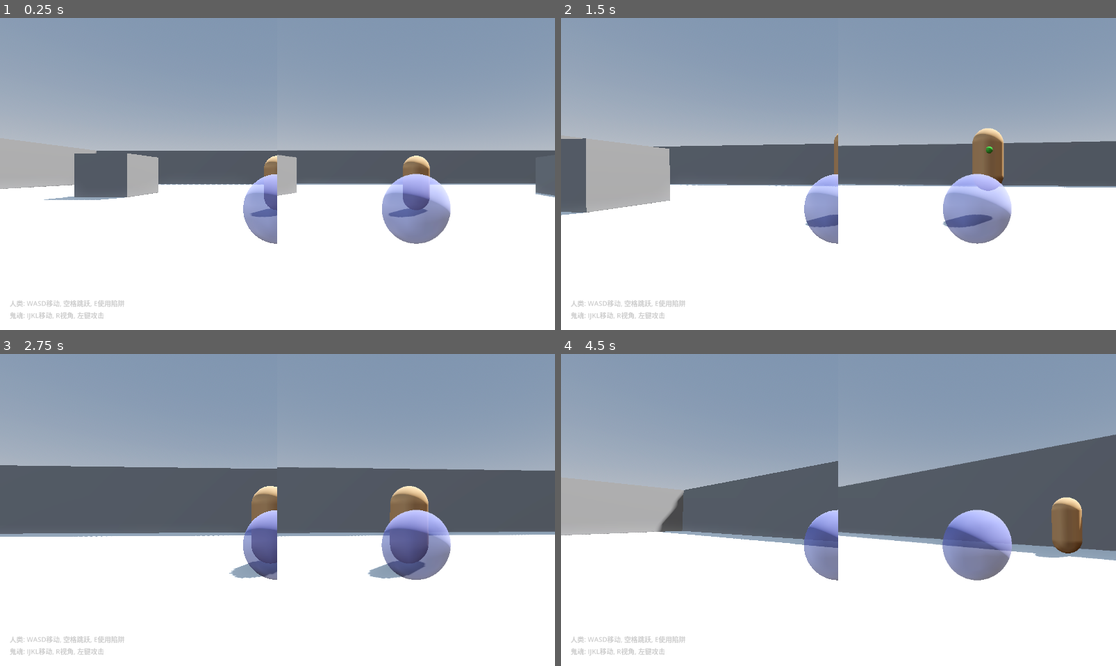
Above: before the commit, frames 1-4 (two rows, left to right).
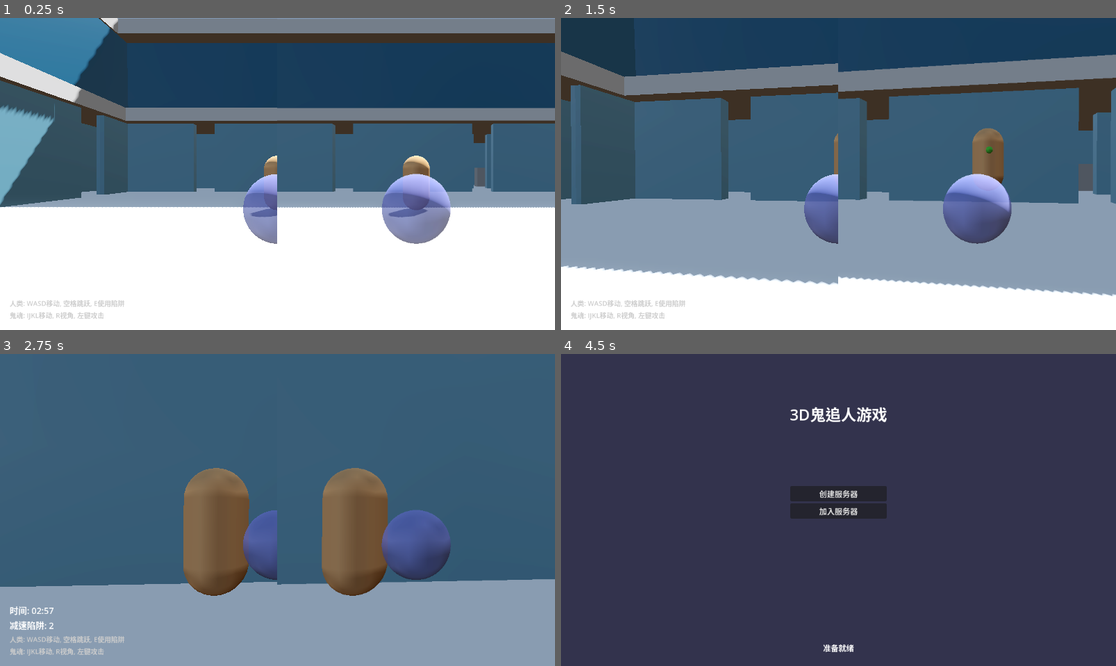
Above: after the commit, the same moments.

Repository: joewu66/minigame_dead5
Game: Godot game, scene res://scenes/main.tscn
The game is run twice, just before and just after one commit, with the same random seed, the same clock (stepped at 60 frames per second) and the same inputs. This scene is started directly instead of the project's main scene.
Inputs (mouse positions are in pixels of both pictures, inside the frame that each line leads up to):
- Up to frame 1 (0.25 s): no input
- Up to frame 2 (1.5 s): tap Enter at 0.5 s; move the mouse to (866, 174) at 0.52 s; press the mouse at (866, 174) at 0.53 s; hold W (move_forward) from 0.53 s (still down); tap Space (jump) at 0.77 s; move the mouse to (810, 174) at 1.27 s; release the mouse at (810, 174) at 1.28 s; tap E (use_item) at 1.35 s
- Up to frame 3 (2.75 s): keep holding W (move_forward); tap Space (jump) at 1.52 s; move the mouse to (288, 503) at 2.02 s; press the mouse at (288, 503) at 2.03 s
- Up to frame 4 (4.5 s): move the mouse to (832, 516) at 2.77 s; release the mouse at (832, 516) at 2.78 s; tap E (use_item) at 2.85 s; tap Space (jump) at 3.02, 3.77 s; move the mouse to (877, 513) at 3.52 s; press the mouse at (877, 513) at 3.53 s; release W (move_forward) at 4.25 s; release the mouse at (877, 513) at 4.25 s; click (699, 497) at 4.25 s, where only the run after the commit has a clickable "重新开始"

The runs differ from the first frame. In frame 1, 59% of the frame differs, in the area x 0-100%, y 0-61%; in frame 2, 82%; in frame 3, 98%; in frame 4, 100%, in the area x 0-100%, y 0-100%.

Commit message:
map design

Diff:
--- a/3D/3d5/project.godot
+++ b/3D/3d5/project.godot
@@ -18,6 +18,10 @@
 [autoload]
 
 NetworkManager="*res://scripts/network_manager.gd"
+
+[filesystem]
+
+import/blender/enabled=false
 
 [input]
 
--- a/3D/3d5/scenes/main.tscn
+++ b/3D/3d5/scenes/main.tscn
@@ -1,8 +1,12 @@
-[gd_scene load_steps=14 format=3 uid="uid://cg28kdsmeq3hj"]
+[gd_scene load_steps=18 format=3 uid="uid://cg28kdsmeq3hj"]
 
 [ext_resource type="PackedScene" uid="uid://dpjhfyna3lhxj" path="res://scenes/human.tscn" id="1_o5qli"]
+[ext_resource type="PackedScene" uid="uid://cahehvyp0ujrl" path="res://scripts/Untitled.glb" id="1_tipki"]
+[ext_resource type="PackedScene" uid="uid://csdllejrse6ag" path="res://scripts/Untitled.blend2.glb" id="2_85g3d"]
 [ext_resource type="PackedScene" uid="uid://d1uy4yt8csedb" path="res://scenes/ghost.tscn" id="2_sugp2"]
+[ext_resource type="PackedScene" uid="uid://kf8uvi76ssxk" path="res://楼梯.glb" id="3_85g3d"]
 [ext_resource type="Script" uid="uid://bcml57ot5kxcf" path="res://scripts/gamemanager.gd" id="3_jyhfs"]
+[ext_resource type="PackedScene" uid="uid://dr2if8kx72avo" path="res://楼梯2.tscn" id="4_choun"]
 [ext_resource type="Script" uid="uid://dl7dy3mnufq2y" path="res://scripts/control.gd" id="4_jyhfs"]
 [ext_resource type="Script" uid="uid://c16i4ggqvk5k1" path="res://scripts/startup.gd" id="5_startup"]
 [ext_resource type="Script" uid="uid://ck0ln1o6b8jxx" path="res://scripts/camera_test.gd" id="6_camera_test"]
@@ -52,47 +56,322 @@
 
 [node name="Walls" type="Node3D" parent="Environment"]
 
-[node name="Wall1" type="CSGBox3D" parent="Environment/Walls"]
-transform = Transform3D(1, 0, 0, 0, 1, 0, 0, 0, 1, 0, 2.5, -25)
-use_collision = true
-size = Vector3(50, 5, 1)
-
-[node name="Wall2" type="CSGBox3D" parent="Environment/Walls"]
-transform = Transform3D(1, 0, 0, 0, 1, 0, 0, 0, 1, 0, 2.5, 25)
-use_collision = true
-size = Vector3(50, 5, 1)
-
-[node name="Wall3" type="CSGBox3D" parent="Environment/Walls"]
-transform = Transform3D(1, 0, 0, 0, 1, 0, 0, 0, 1, -25, 2.5, 0)
-use_collision = true
-size = Vector3(1, 5, 50)
-
-[node name="Wall4" type="CSGBox3D" parent="Environment/Walls"]
-transform = Transform3D(1, 0, 0, 0, 1, 0, 0, 0, 1, 25, 2.5, 0)
-use_collision = true
-size = Vector3(1, 5, 50)
+[node name="Untitled" parent="Environment/Walls" instance=ExtResource("1_tipki")]
+transform = Transform3D(161.2, 0, 0, 0, 96.72, 0, 0, 0, 161.2, -24.6, 6, 25.5)
+
+[node name="Untitled_blend2" parent="Environment/Walls" instance=ExtResource("2_85g3d")]
+transform = Transform3D(161.226, 0, 0, 0, 113.503, 0, 0, 0, 161.226, -24, 0, 25)
 
 [node name="Obstacles" type="Node3D" parent="Environment"]
-
-[node name="Obstacle1" type="CSGBox3D" parent="Environment/Obstacles"]
-transform = Transform3D(1, 0, 0, 0, 1, 0, 0, 0, 1, -10, 1.5, -10)
-use_collision = true
-size = Vector3(3, 3, 3)
-
-[node name="Obstacle2" type="CSGBox3D" parent="Environment/Obstacles"]
-transform = Transform3D(1, 0, 0, 0, 1, 0, 0, 0, 1, 10, 1.5, 10)
-use_collision = true
-size = Vector3(3, 3, 3)
-
-[node name="Obstacle3" type="CSGBox3D" parent="Environment/Obstacles"]
-transform = Transform3D(1, 0, 0, 0, 1, 0, 0, 0, 1, -10, 1.5, 10)
-use_collision = true
-size = Vector3(3, 3, 3)
-
-[node name="Obstacle4" type="CSGBox3D" parent="Environment/Obstacles"]
-transform = Transform3D(1, 0, 0, 0, 1, 0, 0, 0, 1, 10, 1.5, -10)
-use_collision = true
-size = Vector3(3, 3, 3)
+transform = Transform3D(1.1, 0, 0, 0, 1, 0, 0, 0, 1, 0, 0, 0)
+
+[node name="CSGBox3D" type="CSGBox3D" parent="Environment/Obstacles"]
+transform = Transform3D(1, 0, 0, 0, 1, 0, 0, 0, 1, 17.3636, 1.5, -11.5)
+use_collision = true
+size = Vector3(3, 2, 2)
+
+[node name="CSGBox3D2" type="CSGBox3D" parent="Environment/Obstacles"]
+transform = Transform3D(1, 0, 0, 0, 1, 0, 0, 0, 1, 16.8636, 1.5, -7)
+use_collision = true
+size = Vector3(2, 2, 3)
+
+[node name="CSGBox3D3" type="CSGBox3D" parent="Environment/Obstacles"]
+transform = Transform3D(1, 0, 0, 0, 1, 0, 0, 0, 1, -17.6818, 1.5, -12)
+use_collision = true
+size = Vector3(2, 2, 3)
+
+[node name="CSGBox3D4" type="CSGBox3D" parent="Environment/Obstacles"]
+transform = Transform3D(1, 0, 0, 0, 1, 0, 0, 0, 1, -17.1818, 1.5, -7.5)
+use_collision = true
+size = Vector3(3, 2, 2)
+
+[node name="CSGBox3D5" type="CSGBox3D" parent="Environment/Obstacles"]
+transform = Transform3D(1, 0, 0, 0, 1, 0, 0, 0, 1, -17.1818, 1.5, 4.5)
+use_collision = true
+size = Vector3(3, 2, 2)
+
+[node name="CSGBox3D6" type="CSGBox3D" parent="Environment/Obstacles"]
+transform = Transform3D(1, 0, 0, 0, 1, 0, 0, 0, 1, -17.6818, 1.5, 9)
+use_collision = true
+size = Vector3(2, 2, 3)
+
+[node name="CSGBox3D7" type="CSGBox3D" parent="Environment/Obstacles"]
+transform = Transform3D(1, 0, 0, 0, 1, 0, 0, 0, 1, -7.68182, 1.5, 21)
+use_collision = true
+size = Vector3(2, 2, 3)
+
+[node name="CSGBox3D8" type="CSGBox3D" parent="Environment/Obstacles"]
+transform = Transform3D(1, 0, 0, 0, 1, 0, 0, 0, 1, -4.04545, 1.5, 18)
+use_collision = true
+size = Vector3(2, 2, 3)
+
+[node name="CSGBox3D9" type="CSGBox3D" parent="Environment/Obstacles"]
+transform = Transform3D(1, 0, 0, 0, 1, 0, 0, 0, 1, -4.45455, 1.5, 17.5)
+use_collision = true
+size = Vector3(3, 2, 2)
+
+[node name="CSGBox3D10" type="CSGBox3D" parent="Environment/Obstacles"]
+transform = Transform3D(1, 0, 0, 0, 1, 0, 0, 0, 1, 4.63636, 1.5, 17.5)
+use_collision = true
+size = Vector3(3, 2, 2)
+
+[node name="CSGBox3D11" type="CSGBox3D" parent="Environment/Obstacles"]
+transform = Transform3D(1, 0, 0, 0, 1, 0, 0, 0, 1, 4.13636, 1.5, 18)
+use_collision = true
+size = Vector3(2, 2, 3)
+
+[node name="CSGBox3D12" type="CSGBox3D" parent="Environment/Obstacles"]
+transform = Transform3D(1, 0, 0, 0, 1, 0, 0, 0, 1, 7.36364, 1.5, 21.5)
+use_collision = true
+size = Vector3(3, 2, 2)
+
+[node name="CSGBox3D13" type="CSGBox3D" parent="Environment/Obstacles"]
+transform = Transform3D(1, 0, 0, 0, 1, 0, 0, 0, 1, 16.8636, 1.5, 4)
+use_collision = true
+size = Vector3(2, 2, 3)
+
+[node name="CSGBox3D14" type="CSGBox3D" parent="Environment/Obstacles"]
+transform = Transform3D(1, 0, 0, 0, 1, 0, 0, 0, 1, 17.3636, 1.5, 8.5)
+use_collision = true
+size = Vector3(3, 2, 2)
+
+[node name="CSGBox3D15" type="CSGBox3D" parent="Environment/Obstacles"]
+transform = Transform3D(1, 0, 0, 0, 1, 0, 0, 0, 1, -17.0909, 3, 15)
+use_collision = true
+size = Vector3(7, 5, 1)
+
+[node name="CSGBox3D16" type="CSGBox3D" parent="Environment/Obstacles"]
+transform = Transform3D(1, 0, 0, 0, 1, 0, 0, 0, 1, -17.0909, 3, 19)
+use_collision = true
+size = Vector3(7, 5, 1)
+
+[node name="CSGBox3D17" type="CSGBox3D" parent="Environment/Obstacles"]
+transform = Transform3D(1, 0, 0, 0, 1, 0, 0, 0, 1, -17.0909, 3, 20)
+use_collision = true
+size = Vector3(7, 5, 1)
+
+[node name="CSGBox3D19" type="CSGBox3D" parent="Environment/Obstacles"]
+transform = Transform3D(1, 0, 0, 0, 1, 0, 0, 0, 1, -0.215968, 1.5, -19.8643)
+use_collision = true
+size = Vector3(3, 2, 2)
+
+[node name="CSGBox3D21" type="CSGBox3D" parent="Environment/Obstacles"]
+transform = Transform3D(1, 0, 0, 0, 1, 0, 0, 0, 1, -7.5, 2, -19)
+use_collision = true
+size = Vector3(2, 2, 2)
+
+[node name="CSGBox3D22" type="CSGBox3D" parent="Environment/Obstacles"]
+transform = Transform3D(1, 0, 0, 0, 1, 0, 0, 0, 1, 7.36363, 1.5, -19)
+use_collision = true
+size = Vector3(3, 2, 1)
+
+[node name="CSGBox3D23" type="CSGBox3D" parent="Environment/Obstacles"]
+transform = Transform3D(1, 0, 0, 0, 1, 0, 0, 0, 1, -16.7727, 7.5, 16.5)
+use_collision = true
+size = Vector3(2, 2, 2)
+
+[node name="CSGBox3D24" type="CSGBox3D" parent="Environment/Obstacles"]
+transform = Transform3D(1, 0, 0, 0, 1, 0, 0, 0, 1, -4.95454, 7.5, 18)
+use_collision = true
+size = Vector3(2, 2, 3)
+
+[node name="CSGBox3D25" type="CSGBox3D" parent="Environment/Obstacles"]
+transform = Transform3D(1, 0, 0, 0, 1, 0, 0, 0, 1, -4.45455, 7.5, 18.5)
+use_collision = true
+size = Vector3(3, 2, 2)
+
+[node name="CSGBox3D26" type="CSGBox3D" parent="Environment/Obstacles"]
+transform = Transform3D(1, 0, 0, 0, 1, 0, 0, 0, 1, -7.18182, 7.5, 21.5)
+use_collision = true
+size = Vector3(3, 2, 2)
+
+[node name="CSGBox3D27" type="CSGBox3D" parent="Environment/Obstacles"]
+transform = Transform3D(1, 0, 0, 0, 1, 0, 0, 0, 1, 7.36364, 7.5, 20.5)
+use_collision = true
+size = Vector3(3, 2, 2)
+
+[node name="CSGBox3D28" type="CSGBox3D" parent="Environment/Obstacles"]
+transform = Transform3D(1, 0, 0, 0, 1, 0, 0, 0, 1, 5.54545, 7.5, 17.5)
+use_collision = true
+size = Vector3(3, 2, 2)
+
+[node name="CSGBox3D29" type="CSGBox3D" parent="Environment/Obstacles"]
+transform = Transform3D(1, 0, 0, 0, 1, 0, 0, 0, 1, 4.63636, 7.5, 16.5)
+use_collision = true
+size = Vector3(3, 2, 2)
+
+[node name="CSGBox3D30" type="CSGBox3D" parent="Environment/Obstacles"]
+transform = Transform3D(1, 0, 0, 0, 1, 0, 0, 0, 1, 15.9545, 7.5, 4.5)
+use_collision = true
+size = Vector3(2, 2, 2)
+
+[node name="CSGBox3D31" type="CSGBox3D" parent="Environment/Obstacles"]
+transform = Transform3D(1, 0, 0, 0, 1, 0, 0, 0, 1, 18.6818, 7.5, 4.5)
+use_collision = true
+size = Vector3(2, 2, 2)
+
+[node name="CSGBox3D32" type="CSGBox3D" parent="Environment/Obstacles"]
+transform = Transform3D(1, 0, 0, 0, 1, 0, 0, 0, 1, 15.9545, 7.5, 8.5)
+use_collision = true
+size = Vector3(2, 2, 2)
+
+[node name="CSGBox3D33" type="CSGBox3D" parent="Environment/Obstacles"]
+transform = Transform3D(1, 0, 0, 0, 1, 0, 0, 0, 1, 18.6818, 7.5, 8.5)
+use_collision = true
+size = Vector3(2, 2, 2)
+
+[node name="CSGBox3D34" type="CSGBox3D" parent="Environment/Obstacles"]
+transform = Transform3D(1, 0, 0, 0, 1, 0, 0, 0, 1, -18.5909, 7.5, -11.5)
+use_collision = true
+size = Vector3(2, 2, 2)
+
+[node name="CSGBox3D35" type="CSGBox3D" parent="Environment/Obstacles"]
+transform = Transform3D(1, 0, 0, 0, 1, 0, 0, 0, 1, -15.8636, 7.5, -11.5)
+use_collision = true
+size = Vector3(2, 2, 2)
+
+[node name="CSGBox3D36" type="CSGBox3D" parent="Environment/Obstacles"]
+transform = Transform3D(1, 0, 0, 0, 1, 0, 0, 0, 1, -18.5909, 7.5, -7.5)
+use_collision = true
+size = Vector3(2, 2, 2)
+
+[node name="CSGBox3D37" type="CSGBox3D" parent="Environment/Obstacles"]
+transform = Transform3D(1, 0, 0, 0, 1, 0, 0, 0, 1, -15.8636, 7.5, -7.5)
+use_collision = true
+size = Vector3(2, 2, 2)
+
+[node name="CSGBox3D38" type="CSGBox3D" parent="Environment/Obstacles"]
+transform = Transform3D(1, 0, 0, 0, 1, 0, 0, 0, 1, -18.0909, 7.5, 11)
+use_collision = true
+size = Vector3(3, 2, 1)
+
+[node name="CSGBox3D39" type="CSGBox3D" parent="Environment/Obstacles"]
+transform = Transform3D(1, 0, 0, 0, 1, 0, 0, 0, 1, -19.0909, 7.5, 10)
+use_collision = true
+size = Vector3(1, 2, 3)
+
+[node name="CSGBox3D40" type="CSGBox3D" parent="Environment/Obstacles"]
+transform = Transform3D(1, 0, 0, 0, 1, 0, 0, 0, 1, -16.5224, 7.5, 3.29397)
+use_collision = true
+size = Vector3(3, 2, 1)
+
+[node name="CSGBox3D41" type="CSGBox3D" parent="Environment/Obstacles"]
+transform = Transform3D(1, 0, 0, 0, 1, 0, 0, 0, 1, -15.3611, 7.5, 3.99847)
+use_collision = true
+size = Vector3(1, 2, 3)
+
+[node name="CSGBox3D42" type="CSGBox3D" parent="Environment/Obstacles"]
+transform = Transform3D(1, 0, 0, 0, 1, 0, 0, 0, 1, 16.4545, 7.5, -6)
+use_collision = true
+size = Vector3(3, 2, 1)
+
+[node name="CSGBox3D43" type="CSGBox3D" parent="Environment/Obstacles"]
+transform = Transform3D(1, 0, 0, 0, 1, 0, 0, 0, 1, 15.4545, 7.5, -7)
+use_collision = true
+size = Vector3(1, 2, 3)
+
+[node name="CSGBox3D44" type="CSGBox3D" parent="Environment/Obstacles"]
+transform = Transform3D(1, 0, 0, 0, 1, 0, 0, 0, 1, 18.0231, 7.5, -13.706)
+use_collision = true
+size = Vector3(3, 2, 1)
+
+[node name="CSGBox3D45" type="CSGBox3D" parent="Environment/Obstacles"]
+transform = Transform3D(1, 0, 0, 0, 1, 0, 0, 0, 1, 19.1843, 7.5, -13.0015)
+use_collision = true
+size = Vector3(1, 2, 3)
+
+[node name="CSGBox3D46" type="CSGBox3D" parent="Environment/Obstacles"]
+transform = Transform3D(1, 0, 0, 0, 1, 0, 0, 0, 1, -7.68182, 8.5, -19.5)
+use_collision = true
+size = Vector3(2, 2, 2)
+
+[node name="CSGBox3D47" type="CSGBox3D" parent="Environment/Obstacles"]
+transform = Transform3D(1, 0, 0, 0, 1, 0, 0, 0, 1, -1.72727, 7.5, -19.5)
+use_collision = true
+size = Vector3(3, 2, 2)
+
+[node name="CSGBox3D48" type="CSGBox3D" parent="Environment/Obstacles"]
+transform = Transform3D(1, 0, 0, 0, 1, 0, 0, 0, 1, 6.45454, 7.5, -19.5)
+use_collision = true
+size = Vector3(3, 2, 2)
+
+[node name="楼梯" parent="Environment" instance=ExtResource("3_85g3d")]
+transform = Transform3D(110.555, 0, 0, 0, 110.555, 0, 0, 0, 110.555, -11, 0, 25)
+
+[node name="Ground2" type="CSGBox3D" parent="Environment"]
+transform = Transform3D(0.9, 0, 0, 0, 0.9, 0, 0, 0, 0.9, 17.2, 6, 0.25)
+use_collision = true
+size = Vector3(14, 1, 39)
+material = SubResource("StandardMaterial3D_1")
+
+[node name="Ground3" type="CSGBox3D" parent="Environment"]
+transform = Transform3D(0.9, 0, 0, 0, 0.9, 0, 0, 0, 0.9, -16.9, 6, -0.9)
+use_collision = true
+size = Vector3(14, 1, 34)
+material = SubResource("StandardMaterial3D_1")
+
+[node name="Ground4" type="CSGBox3D" parent="Environment"]
+transform = Transform3D(0.9, 0, 0, 0, 0.9, 0, 0, 0, 0.9, 7.9, 6, 17.3)
+use_collision = true
+size = Vector3(16, 1, 16)
+material = SubResource("StandardMaterial3D_1")
+
+[node name="Ground5" type="CSGBox3D" parent="Environment"]
+transform = Transform3D(0.9, 0, 0, 0, 0.9, 0, 0, 0, 0.9, 0.75, 6, 11.8)
+use_collision = true
+size = Vector3(11, 1, 4)
+material = SubResource("StandardMaterial3D_1")
+
+[node name="Ground6" type="CSGBox3D" parent="Environment"]
+transform = Transform3D(0.9, 0, 0, 0, 0.9, 0, 0, 0, 0.9, -10.75, 6, 17.1)
+use_collision = true
+size = Vector3(21, 1, 16)
+material = SubResource("StandardMaterial3D_1")
+
+[node name="Ground7" type="CSGBox3D" parent="Environment"]
+transform = Transform3D(0.9, 0, 0, 0, 0.9, 0, 0, 0, 0.9, 4.05, 6, -16.6)
+use_collision = true
+size = Vector3(35, 1, 12)
+material = SubResource("StandardMaterial3D_1")
+
+[node name="Ground8" type="CSGBox3D" parent="Environment"]
+transform = Transform3D(0.9, 0, 0, 0, 0.9, 0, 0, 0, 0.9, -17.75, 6, 16.6)
+use_collision = true
+size = Vector3(13, 1, 8)
+material = SubResource("StandardMaterial3D_1")
+
+[node name="Ground9" type="CSGBox3D" parent="Environment"]
+transform = Transform3D(1, 0, 0, 0, 1, 0, 0, 0, 1, 0, 12, 17.5)
+use_collision = true
+size = Vector3(50, 1, 15)
+material = SubResource("StandardMaterial3D_1")
+
+[node name="Ground10" type="CSGBox3D" parent="Environment"]
+transform = Transform3D(1, 0, 0, 0, 1, 0, 0, 0, 1, 0, 12, -18.5)
+use_collision = true
+size = Vector3(50, 1, 15)
+material = SubResource("StandardMaterial3D_1")
+
+[node name="Ground11" type="CSGBox3D" parent="Environment"]
+transform = Transform3D(1, 0, 0, 0, 1, 0, 0, 0, 1, -18, 12, -0.5)
+use_collision = true
+size = Vector3(14, 1, 51)
+material = SubResource("StandardMaterial3D_1")
+
+[node name="Ground12" type="CSGBox3D" parent="Environment"]
+transform = Transform3D(1, 0, 0, 0, 1, 0, 0, 0, 1, 17.5, 12, -0.5)
+use_collision = true
+size = Vector3(15, 1, 51)
+material = SubResource("StandardMaterial3D_1")
+
+[node name="楼梯3" parent="Environment" instance=ExtResource("4_choun")]
+transform = Transform3D(-6.01495e-06, 0, -137.606, 0, 137.606, 0, 137.606, 0, -6.01495e-06, -23, 0, -57)
+
+[node name="Ground13" type="CSGBox3D" parent="Environment"]
+transform = Transform3D(0.9, 0, 0, 0, 0.9, 0, 0, 0, 0.9, -12.8, 6, -19.4)
+use_collision = true
+size = Vector3(4, 1, 8)
+material = SubResource("StandardMaterial3D_1")
 
 [node name="Players" type="Node" parent="."]
 
--- a/3D/3d5/scenes/main_menu.tscn
+++ b/3D/3d5/scenes/main_menu.tscn
@@ -1,16 +1,17 @@
 [gd_scene load_steps=3 format=3 uid="uid://bqx8y2n3m4k5l"]
 
-[ext_resource type="Script" path="res://scripts/main_menu.gd" id="1_script"]
+[ext_resource type="Script" uid="uid://cxytktpgbolu3" path="res://scripts/main_menu.gd" id="1_script"]
 
 [sub_resource type="LabelSettings" id="LabelSettings_1"]
 font_size = 32
-font_color = Color(1, 1, 1, 1)
 
 [node name="MainMenu" type="Control"]
 layout_mode = 3
 anchors_preset = 15
 anchor_right = 1.0
 anchor_bottom = 1.0
+grow_horizontal = 2
+grow_vertical = 2
 script = ExtResource("1_script")
 
 [node name="Background" type="ColorRect" parent="."]
@@ -18,6 +19,8 @@
 anchors_preset = 15
 anchor_right = 1.0
 anchor_bottom = 1.0
+grow_horizontal = 2
+grow_vertical = 2
 color = Color(0.2, 0.2, 0.3, 1)
 
 [node name="Title" type="Label" parent="."]
@@ -29,9 +32,10 @@
 offset_top = 100.0
 offset_right = 100.0
 offset_bottom = 150.0
+grow_horizontal = 2
 text = "3D鬼追人游戏"
+label_settings = SubResource("LabelSettings_1")
 horizontal_alignment = 1
-label_settings = SubResource("LabelSettings_1")
 
 [node name="VBoxContainer" type="VBoxContainer" parent="."]
 layout_mode = 1
@@ -44,6 +48,8 @@
 offset_top = -50.0
 offset_right = 100.0
 offset_bottom = 50.0
+grow_horizontal = 2
+grow_vertical = 2
 
 [node name="CreateButton" type="Button" parent="VBoxContainer"]
 layout_mode = 2
@@ -64,5 +70,7 @@
 offset_top = -50.0
 offset_right = 150.0
 offset_bottom = -20.0
+grow_horizontal = 2
+grow_vertical = 0
 text = "准备就绪"
 horizontal_alignment = 1
--- /dev/null
+++ b/3D/3d5/楼梯2.tscn
@@ -0,0 +1,8 @@
+[gd_scene load_steps=2 format=3 uid="uid://dr2if8kx72avo"]
+
+[ext_resource type="PackedScene" uid="uid://kf8uvi76ssxk" path="res://楼梯.glb" id="1_hdgb7"]
+
+[node name="楼梯" instance=ExtResource("1_hdgb7")]
+
+[node name="立方体" parent="." index="0"]
+transform = Transform3D(0.5, 0, 0, 0, 1, 0, 0, 0, 1, 0.267663, 0.0273401, -0.0493148)
Binary file added: 3D/3d5/scripts/Untitled.blend2.glb
Not shown, added: 3D/3d5/scripts/Untitled.blend2.glb.import
Binary file added: 3D/3d5/scripts/Untitled.glb
Not shown, added: 3D/3d5/scripts/Untitled.glb.import
Binary file added: 3D/3d5/楼梯.glb
Not shown, added: 3D/3d5/楼梯.glb.import
Not shown, changed: 3D/3d5/README.md
Not shown, added: 3D/3d5/Untitled.blend1
Not shown, added: 3D/3d5/Untitled.blend2.blend
Not shown, added: 3D/3d5/Untitled.blend2.blend1
Not shown, added: 3D/3d5/scenes/Untitled.blend1
Not shown, added: 3D/3d5/scenes/Untitled.blend2.blend1
(and 6 more such lines)
